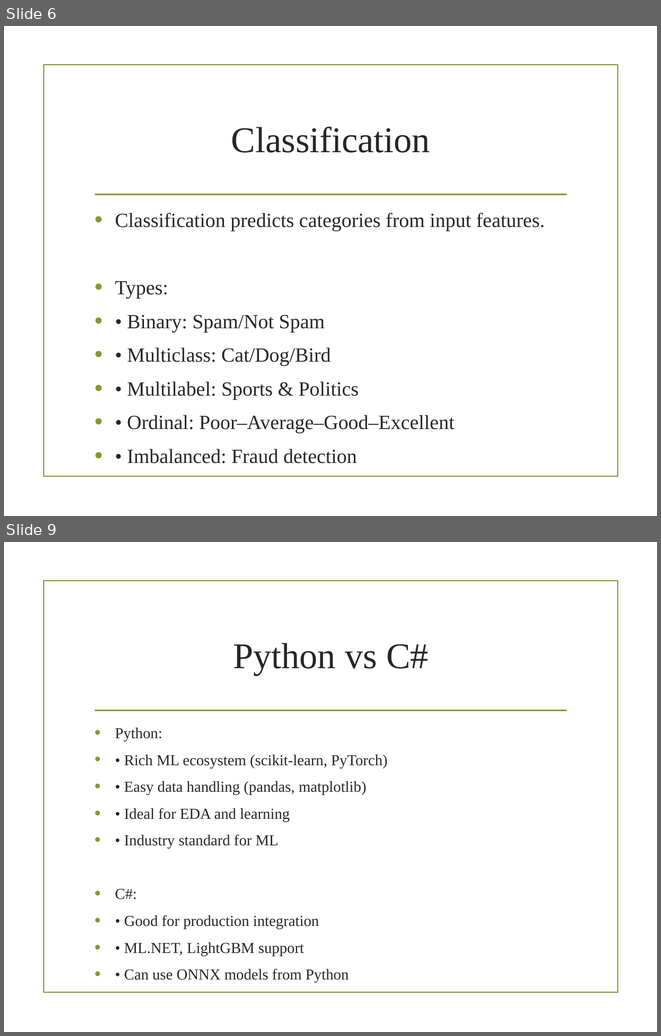
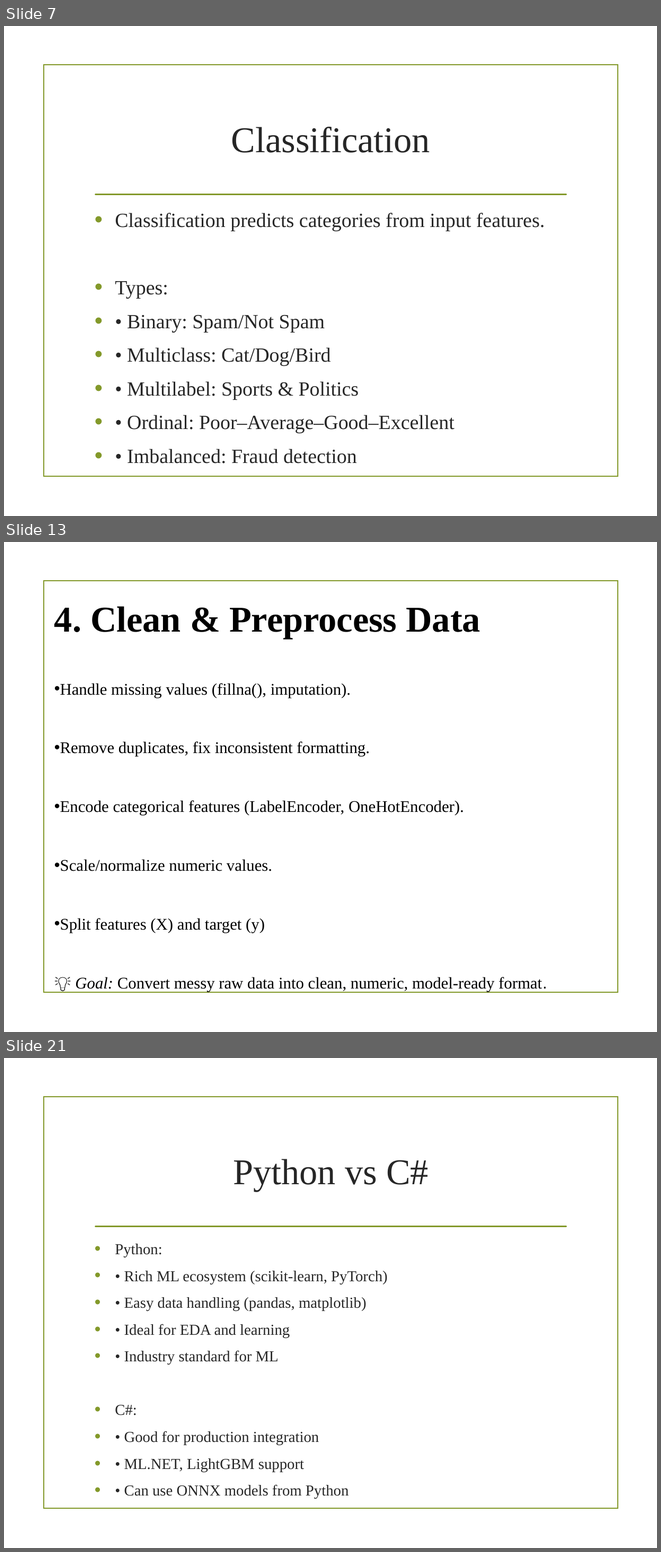
Before and after one commit to gecezeeshan/QuickRef, a slide deck: DataScience/Machine_Learning_Overview.pptx. Shown one above the other, each under a label of ours: slides 6 and 9 before the commit, slides 7, 13 and 21 after it; the slides between them are not shown. The pictures are 661x1036 and 661x1552 pixels, drawn with LibreOffice and Linux fonts; fonts in the diff are those of the drawing; background and template pictures are left out. Boxes give left, top, right and bottom in pixels: in the first picture for what was removed or moved away, otherwise in the second. Text is boxed around its words. In the diff, an @@ line names an element or a change of style, - is before the commit and + after.

```diff
--- a/DataScience/Machine_Learning_Overview.pptx
+++ b/DataScience/Machine_Learning_Overview.pptx
@@ slide 13 added at [4, 542, 657, 1032], background picture (left out); not listed: 1 template element that a slide beside it also shows @@
@@ text added at [54, 606, 547, 991], 18 pt, text #000000 @@
+4. Clean & Preprocess Data
+• Handle missing values (fillna(), imputation).
+• Remove duplicates, fix inconsistent formatting.
+• Encode categorical features (LabelEncoder, OneHotEncoder).
+• Scale/normalize numeric values.
+• Split features (X) and target (y)
+💡 Goal: Convert messy raw data into clean, numeric, model-ready format.
@@ what was slide 6 is now slide 7 @@
@@ what was slide 9 is now slide 21 @@
```
Also in this commit, not shown: 5 slides changed, 12 other slides added, 1 slide removed, 4 other files.
